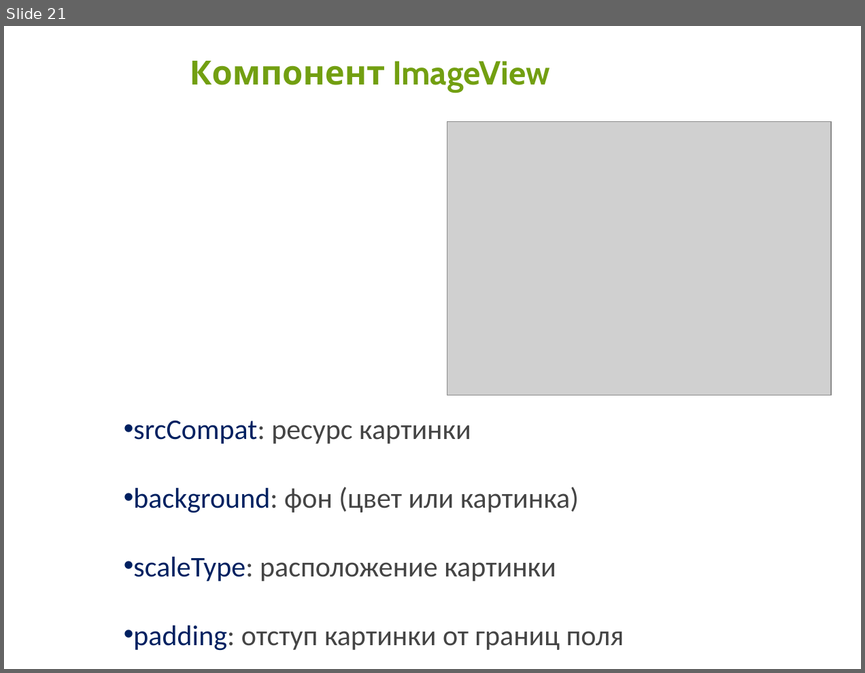
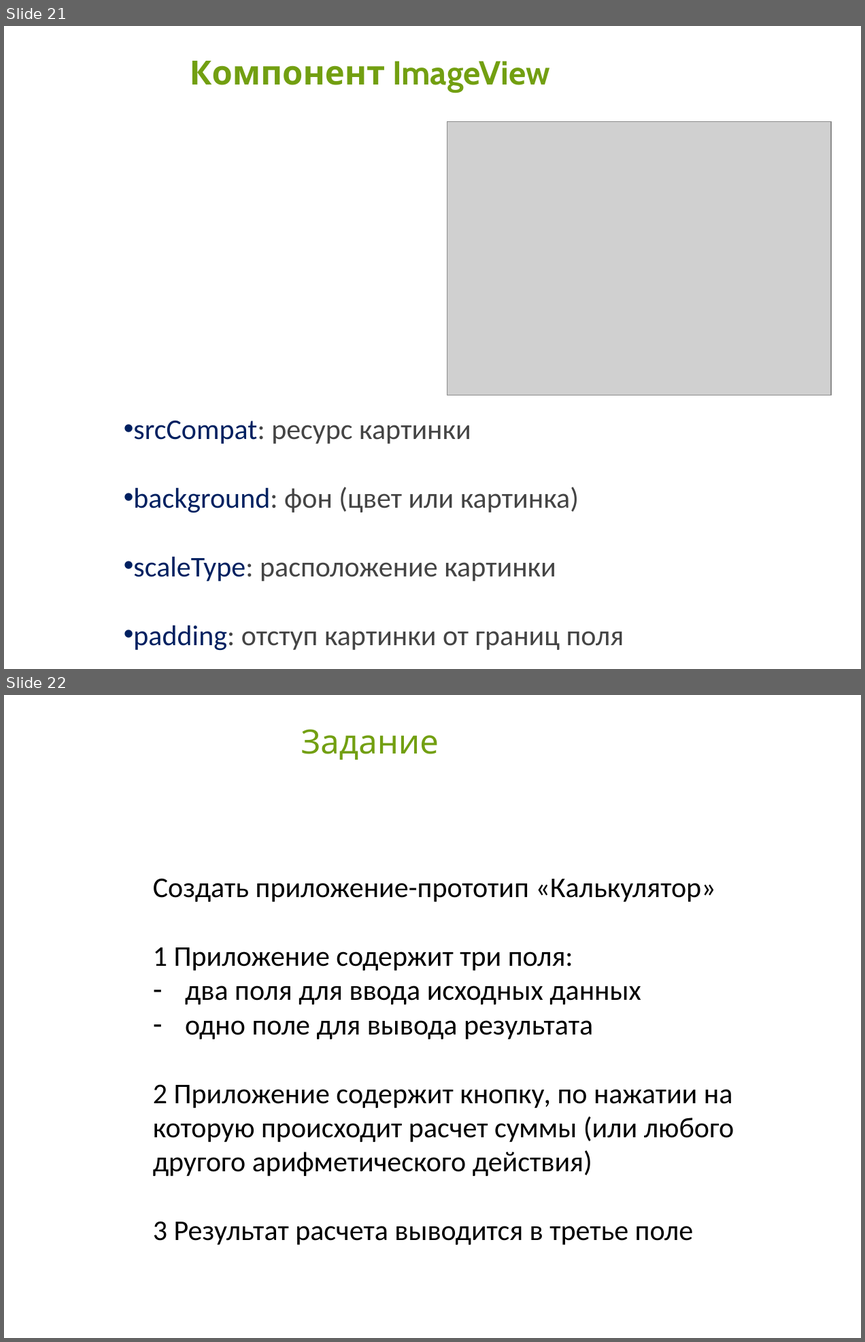
Before and after one commit to IriEfremova/LessonsCube, a slide deck: Samsung/Lesson4/LinearLayout.pptx. Shown one above the other, each under a label of ours: slide 21 before the commit, slides 21 and 22 after it. The pictures are 865x673 and 865x1342 pixels, drawn with LibreOffice and Linux fonts; fonts in the diff are those of the drawing; grey boxes stand for pictures; background and template pictures are left out. Boxes give left, top, right and bottom in pixels: in the first picture for what was removed or moved away, otherwise in the second. Text is boxed around its words. In the diff, an @@ line names an element or a change of style, - is before the commit and + after.

```diff
--- a/Samsung/Lesson4/LinearLayout.pptx
+++ b/Samsung/Lesson4/LinearLayout.pptx
@@ slide 22 added at (4, 695, 861, 1338), background picture (left out) @@
@@ title added at (301, 729, 439, 760), 28 pt, text #729F11 @@
+Задание
@@ text added at (153, 878, 734, 1244), 24 pt, text #000000 @@
+Создать приложение-прототип «Калькулятор»
+1 Приложение содержит три поля:
+– два поля для ввода исходных данных
+– одно поле для вывода результата
+2 Приложение содержит кнопку, по нажатии на которую происходит расчет суммы (или любого другого арифметического действия)
+3 Результат расчета выводится в третье поле
```
Also in this commit, not shown: 1 other slide added, 1 slide removed, 3 other files.
